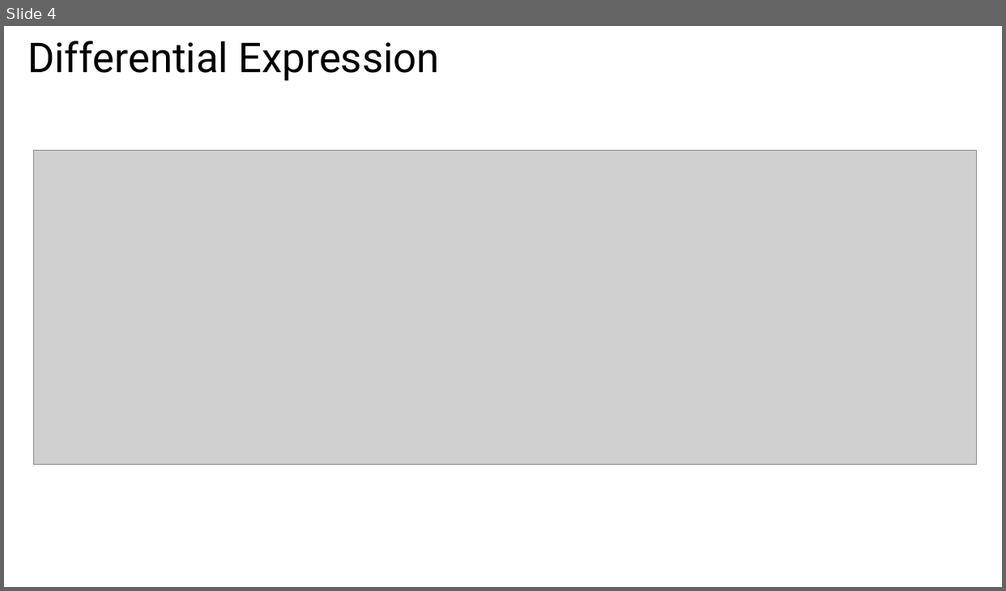
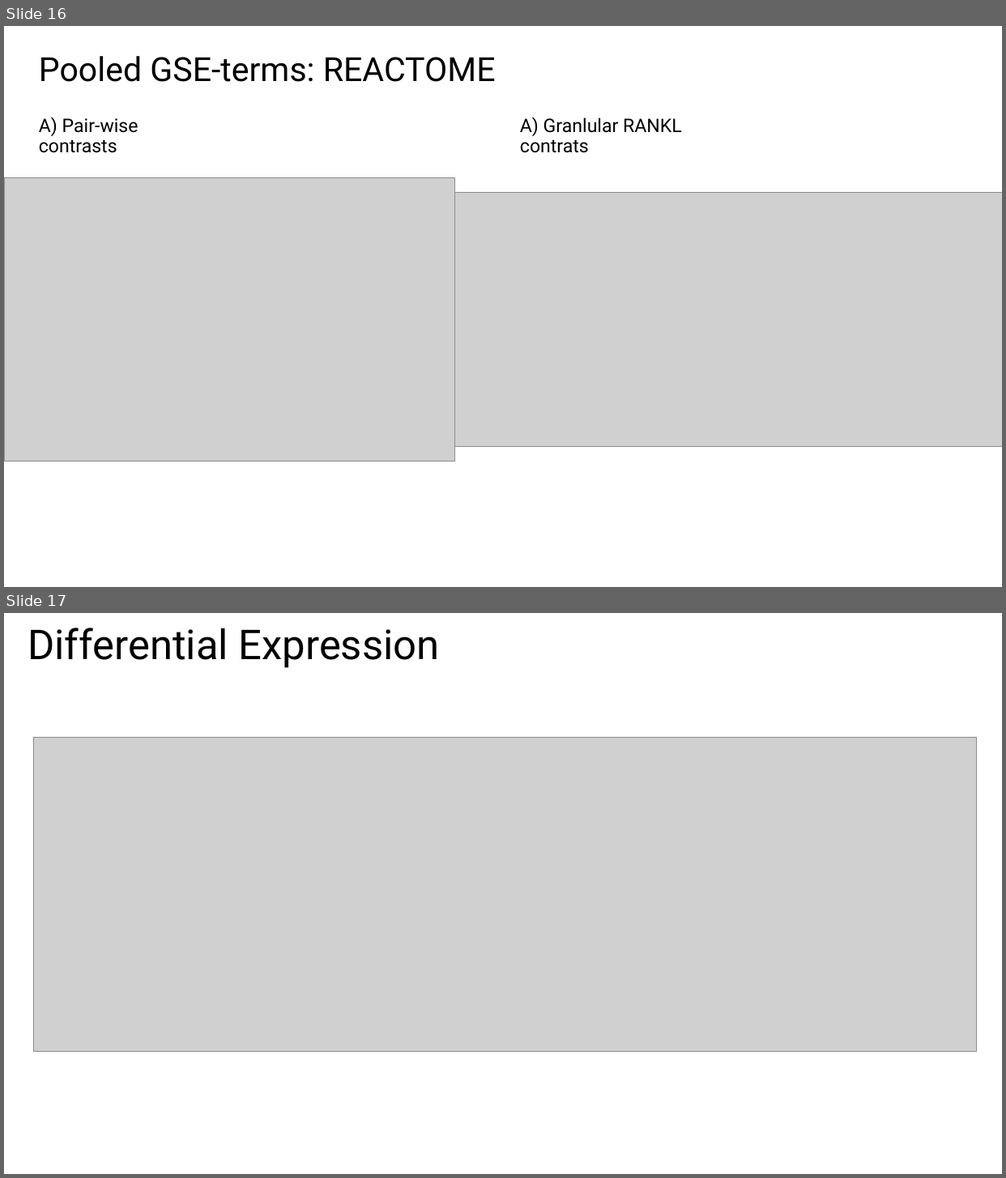
Before and after one commit to MogilenkoLabVUMC/Clara_RANKL_STAR_macrophage_infection, a slide deck: 3_Results/Clara_RANKL.pptx. Shown one above the other, each under a label of ours: slide 4 before the commit, slides 16 and 17 after it. The pictures are 1006x591 and 1006x1178 pixels, drawn with LibreOffice and Linux fonts; fonts in the diff are those of the drawing; grey boxes stand for pictures. Boxes give left, top, right and bottom in pixels: in the first picture for what was removed or moved away, otherwise in the second. Text is boxed around its words. In the diff, an @@ line names an element or a change of style, - is before the commit and + after.

Commit message:
Pooled analysis results

```diff
--- a/3_Results/Clara_RANKL.pptx
+++ b/3_Results/Clara_RANKL.pptx
@@ slide 16 added at (4, 26, 1002, 587), background #FFFFFF @@
@@ title added at (39, 56, 496, 82), 32 pt, text #000000 @@
+Pooled GSE-terms: REACTOME
@@ text added at (39, 117, 138, 153), 18 pt, text #000000 @@
+A) Pair-wise contrasts
@@ text added at (520, 117, 682, 153), 18 pt, text #000000 @@
+A) Granlular RANKL contrats
@@ picture added at (4, 178, 455, 461) @@
@@ picture added at (455, 192, 1002, 446) @@
@@ what was slide 4 is now slide 17 @@
```
Also in this commit, not shown: 1 slide changed, 13 other slides added, 1 slide removed, 41 other files.
